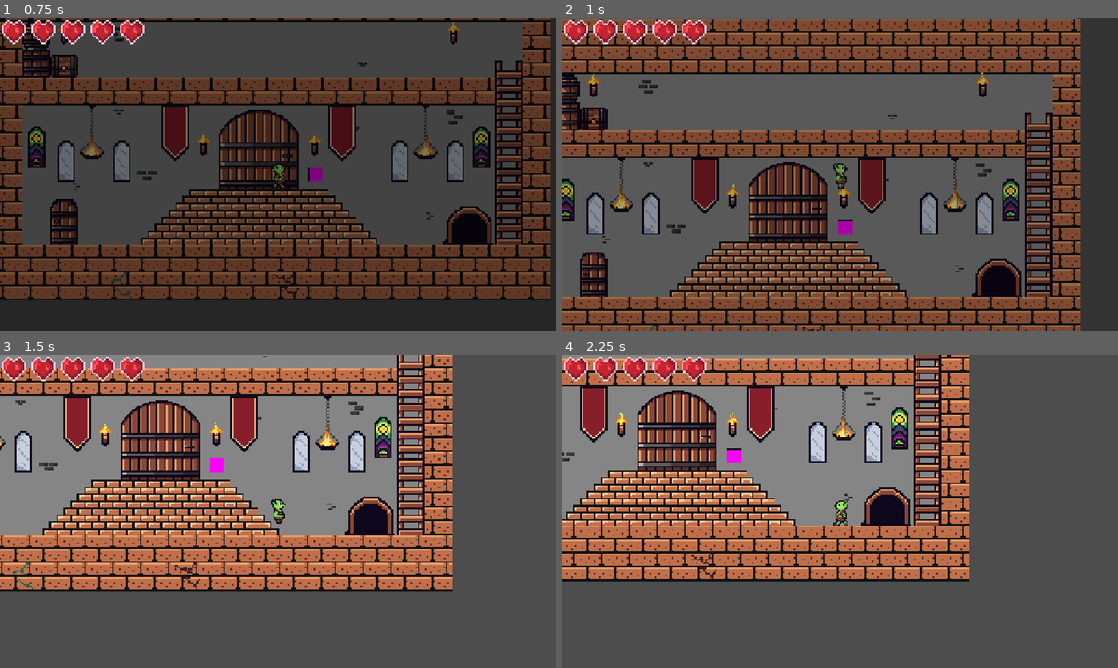
Above: before the commit, frames 1-4 (two rows, left to right).
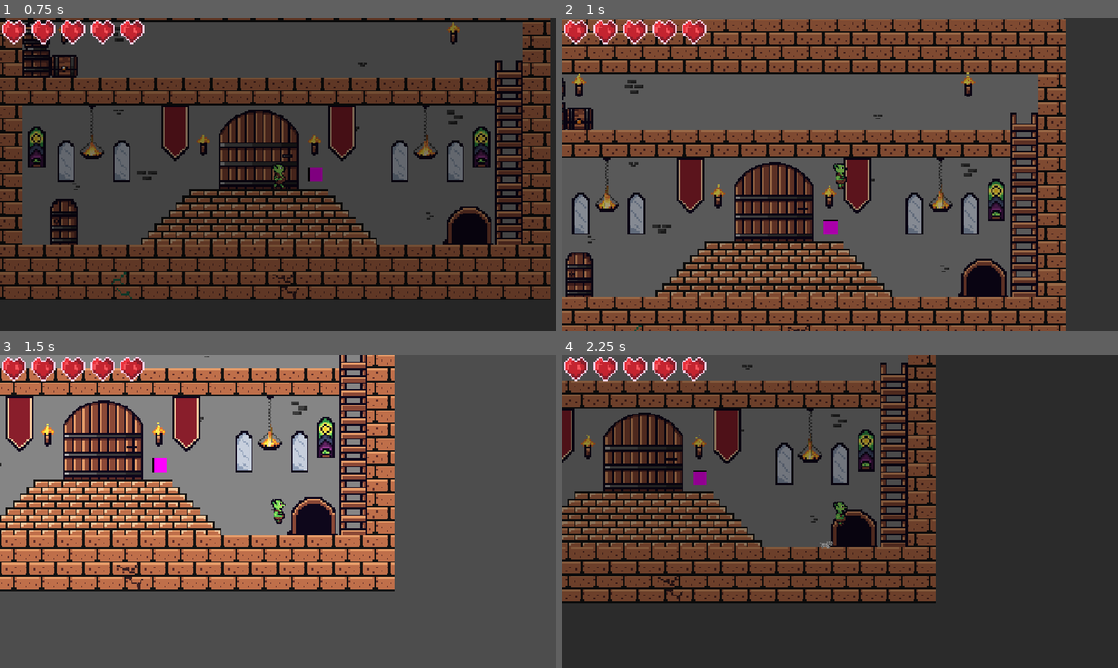
Above: after the commit, the same moments.

Repository: RealAmandaLive/OrcBurp
Game: Godot game, scene res://scenes/main.tscn
The game is run twice, just before and just after one commit, with the same random seed, the same clock (stepped at 60 frames per second) and the same inputs.
Inputs (mouse positions are in pixels of both pictures, inside the frame that each line leads up to):
- Up to frame 1 (0.75 s): tap Enter at 0.5 s; move the mouse to (400, 158) at 0.52 s; hold Right (right) from 0.53 s (still down); tap Shift (burp) at 0.6 s; click (400, 158) at 0.67 s
- Up to frame 2 (1 s): keep holding Right (right); tap Space (jump) at 0.77 s; tap Ctrl (toot) at 0.8 s
- Up to frame 3 (1.5 s): keep holding Right (right); move the mouse to (166, 527) at 1.27 s; tap Ctrl (toot) at 1.35 s
- Up to frame 4 (2.25 s): tap Space (jump) at 1.52 s; tap Shift (burp) at 1.55, 2.1 s; move the mouse to (895, 442) at 2.02 s; release Right (right) at 2.03 s; hold Left (left) from 2.03 s (still down)

Frame 1 is identical in both runs. In frame 2, 28% of the frame differs, in the area x 0-94%, y 0-100%; in frame 3, 31%; in frame 4, 95%, in the area x 0-100%, y 0-100%.

Commit message:
Toot and burp time!

Diff:
--- a/orc-burp-godot/scenes/gut.tscn
+++ b/orc-burp-godot/scenes/gut.tscn
@@ -118,3 +118,13 @@
 [node name="BurpSounds" type="AudioStreamPlayer2D" parent="." unique_id=1726292481]
 position = Vector2(3, 1)
 stream = ExtResource("9_4k4mm")
+
+[node name="TootTimer" type="Timer" parent="." unique_id=625050423]
+unique_name_in_owner = true
+wait_time = 3.0
+one_shot = true
+
+[node name="BurpTimer" type="Timer" parent="." unique_id=990167523]
+unique_name_in_owner = true
+wait_time = 3.0
+one_shot = true
--- a/orc-burp-godot/scripts/gut.gd
+++ b/orc-burp-godot/scripts/gut.gd
@@ -13,6 +13,8 @@
 const DESCENDING_SPEED = 400
 const STARTING_HEALTH: int = 5 ## change me! TODO persistent state between level changes
 const MAX_HEALTH: int = 5 ## change me!
+
+@export var speed_boost := 200
 
 var player_state = PlayerStates.IDLE: set = _set_state
 var alive = true
@@ -22,8 +24,12 @@
 var was_on_floor_last_frame = false # to detect landings
 var can_throw_traps: bool = true
 var can_double_jump = true
+var can_toot = true
+var can_burp = true
 
 var health: int = STARTING_HEALTH
+var current_speed_boost := 0
+
 
 @onready var animated_sprite_2d: AnimatedSprite2D = $AnimatedSprite2D
 @onready var death_sound: AudioStreamPlayer2D = $DeathSound
@@ -37,6 +43,10 @@
 
 func p(args): print_rich("[bgcolor=green][color=black]Player : ", args)
 
+func _ready() -> void:
+	%TootTimer.timeout.connect(_on_toot_timer_timeout)
+	%BurpTimer.timeout.connect(_on_burp_timer_timeout)
+
 func _unhandled_key_input(event: InputEvent) -> void:
 	if event.is_action_released(&"throw") and can_throw_traps:
 		throw_trap()
@@ -48,7 +58,7 @@
 	## DIRECTION
 	var direction := Input.get_axis("left", "right")
 	if direction:
-		velocity.x = direction * SPEED
+		velocity.x = direction * (SPEED + current_speed_boost)
 	else:
 		velocity.x = move_toward(velocity.x, 0, SPEED)
 
@@ -107,15 +117,12 @@
 			walkingSound.play() # uses random pitch variation
 
 	## TOOTS
-	## todo: spawn particles, check hitboxes, etc maybe in their own scene we instantiate
-	## for now this just plays a random toot sound from a pool
-	if Input.is_action_just_pressed("toot"):
-		tootSounds.play()
+	if Input.is_action_just_pressed("toot") and can_toot:
+		toot()
 
 	## BURPS
-	## todo: implement gameplay as above
-	if Input.is_action_just_pressed("burp"):
-		burpSounds.play()
+	if Input.is_action_just_pressed("burp") and can_burp:
+		burp()
 
 	## GRAVITY
 	if not can_climb:
@@ -254,3 +261,28 @@
 func disable_climbing() -> void:
 	can_climb = false
 	climbing = false
+
+
+func toot() -> void:
+	## todo: spawn particles, check hitboxes, etc maybe in their own scene we instantiate
+	## for now this just plays a random toot sound from a pool
+	can_toot = false
+	tootSounds.play()
+	current_speed_boost = speed_boost
+	%TootTimer.start()
+
+
+func _on_toot_timer_timeout() -> void:
+	can_toot = true
+	current_speed_boost = 0
+
+
+func burp() -> void:
+	## todo: implement gameplay as above
+	can_burp = false
+	burpSounds.play()
+	%BurpTimer.start()
+
+
+func _on_burp_timer_timeout() -> void:
+	can_burp = true
